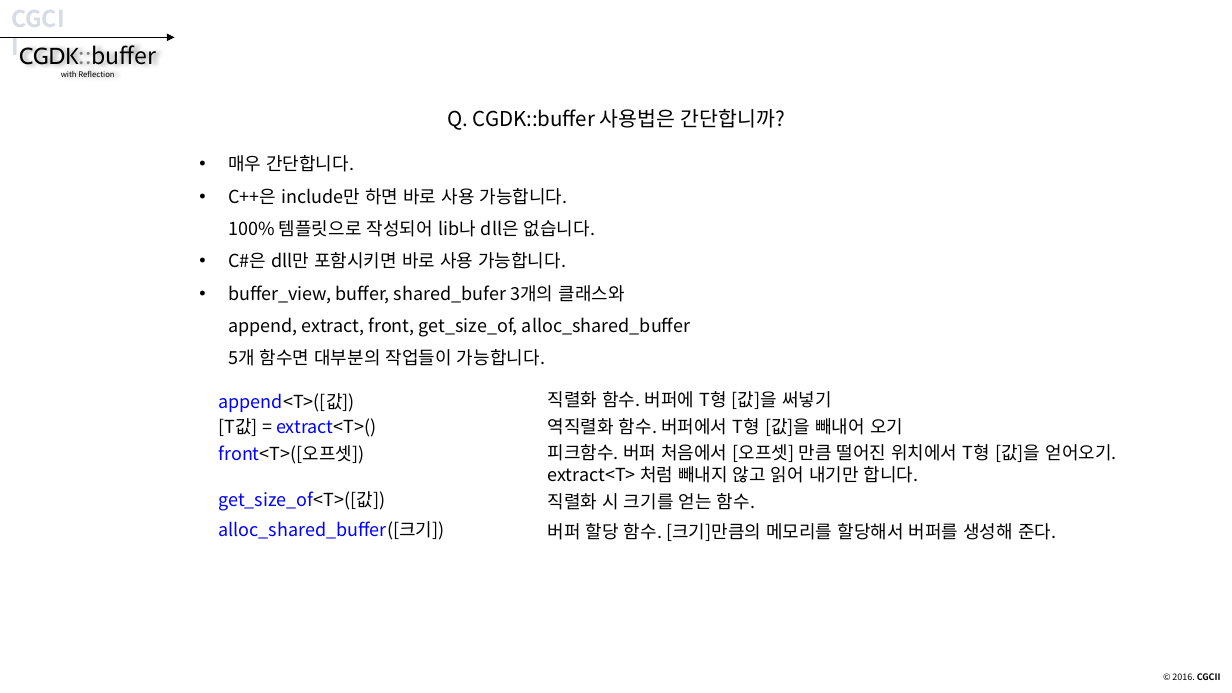
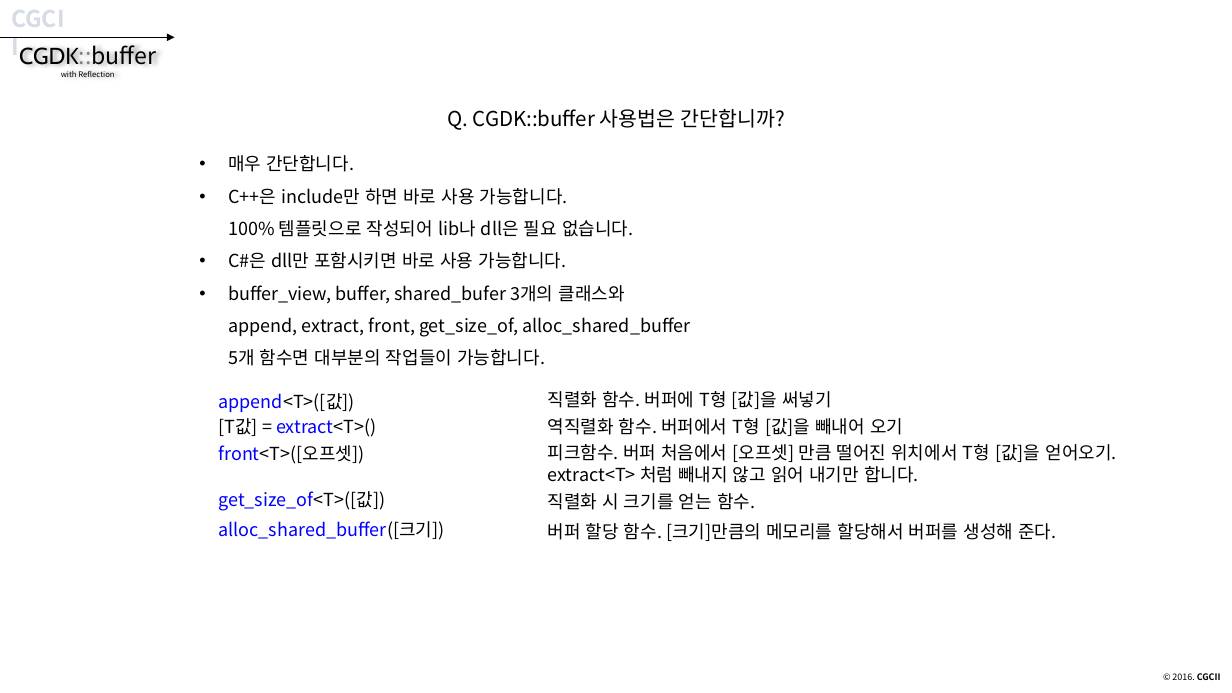
Before and after one commit to CGLabs/CGDK.buffer, a slide deck: slide 54 of C++/document/intruduce_CGDK.buffer.pptx. Drawn at 1232x693 pixels with LibreOffice and Linux fonts; fonts in the diff are those of the drawing. Boxes give left, top, right and bottom in pixels: in the first picture for what was removed or moved away, otherwise in the second. Text is boxed around its words. In the diff, an @@ line names an element or a change of style, - is before the commit and + after.

```diff
--- a/C++/document/intruduce_CGDK.buffer.pptx
+++ b/C++/document/intruduce_CGDK.buffer.pptx
@@ text at bbox=[228, 188, 633, 237]: text changed @@
-• C++은 include만 하면 바로 사용 가능합니다.
-  100% 템플릿으로 작성되어 lib나 dll은 없습니다.
+• C++은 include만 하면 바로 사용 가능합니다.
+  100% 템플릿으로 작성되어 lib나 dll은 필요 없습니다.
```
Also in this commit, not shown: 1 other slide changed.
